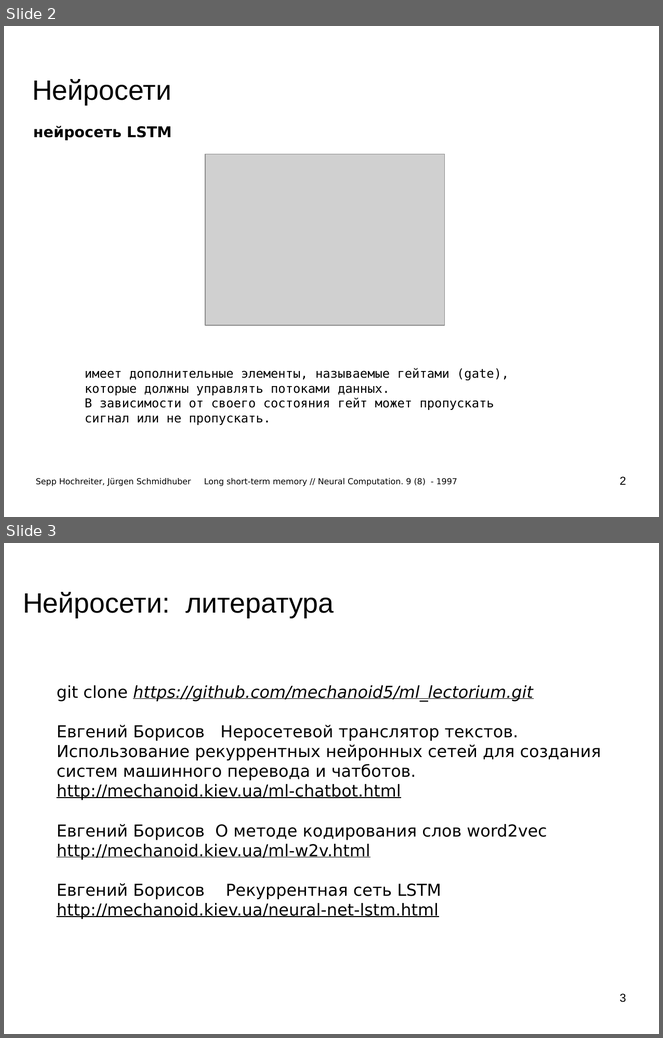
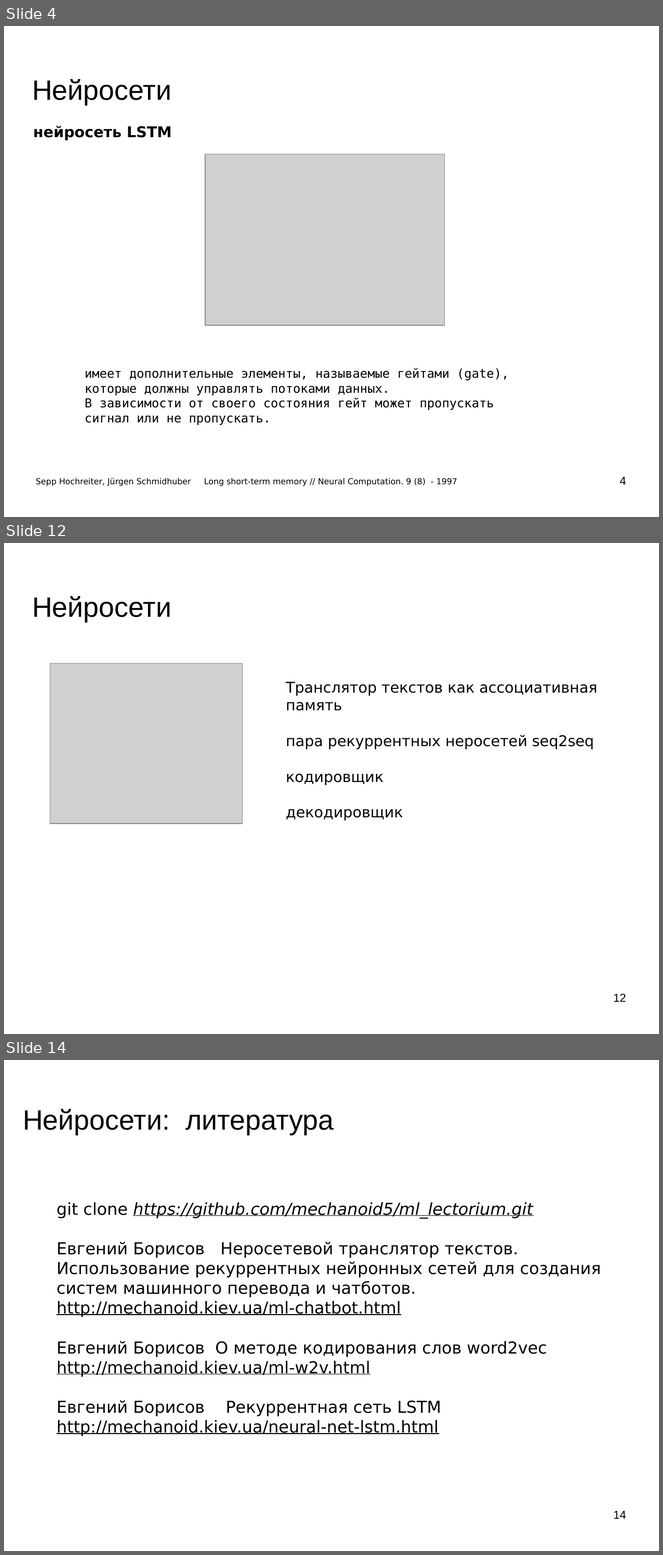
Before and after one commit to mechanoid5/ml_lectorium_legacy, a slide deck: 21-chatbot.odp. Shown one above the other, each under a label of ours: slides 2 and 3 before the commit, slides 4, 12 and 14 after it; the slides between them are not shown. The pictures are 663x1038 and 663x1555 pixels, drawn with LibreOffice and Linux fonts; fonts in the diff are those of the drawing; grey boxes stand for pictures; background and template pictures are left out. Boxes give left, top, right and bottom in pixels: in the first picture for what was removed or moved away, otherwise in the second. Text is boxed around its words. In the diff, an @@ line names an element or a change of style, - is before the commit and + after.

```diff
--- a/21-chatbot.odp
+++ b/21-chatbot.odp
@@ slide 12 added at (x1=4, y1=543, x2=659, y2=1034), background picture (left out) @@
@@ title added at (x1=32, y1=596, x2=171, y2=622), 33.9 pt, text #000000 @@
+Нейросети
@@ picture added at (x1=50, y1=664, x2=243, y2=824) @@
@@ text added at (x1=286, y1=682, x2=597, y2=821), 18 pt, text #000000 @@
+Транслятор текстов как ассоциативная память
+пара рекуррентных неросетей seq2seq
+кодировщик
+декодировщик
@@ page number added at (x1=613, y1=994, x2=626, y2=1002), 14 pt, text #000000 @@
+12
@@ what was slide 2 is now slide 4 @@
@@ page number at (x1=620, y1=477, x2=626, y2=485): text changed @@
-2
+4
@@ what was slide 3 is now slide 14 @@
@@ page number at (x1=613, y1=1511, x2=626, y2=1519): text changed @@
-3
+14
```
Also in this commit, not shown: 1 slide changed, 10 other slides added, 8 other files.
